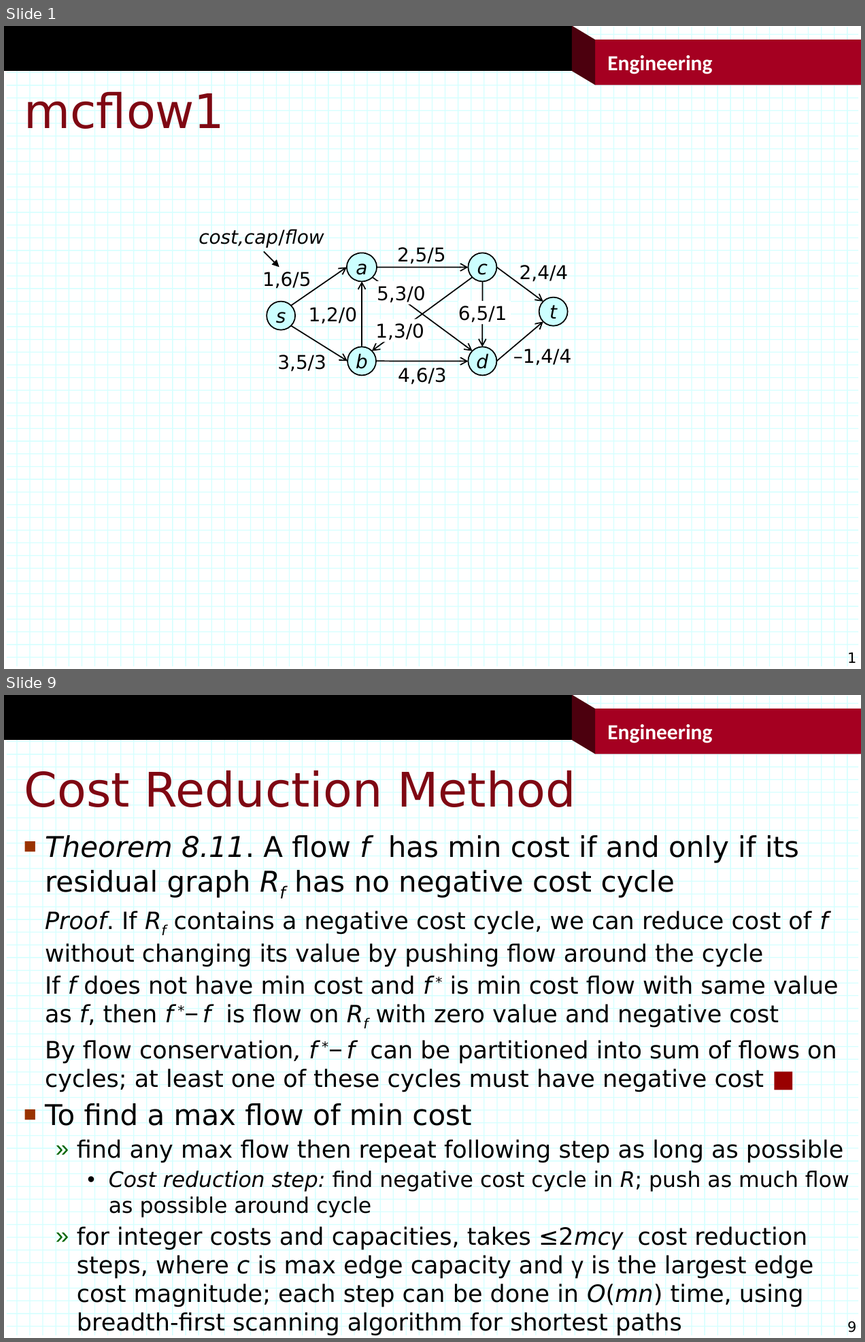
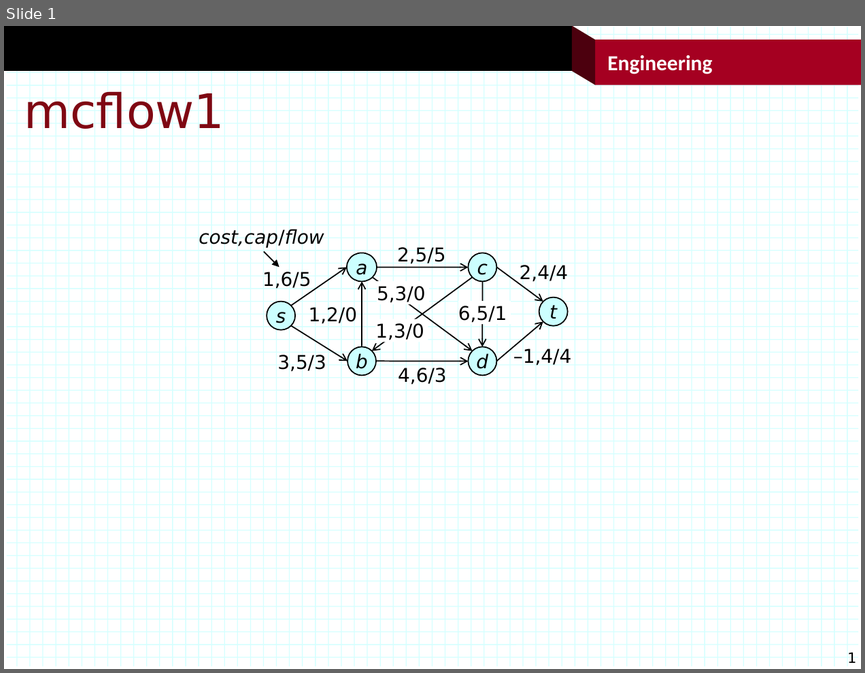
Before and after one commit to jonturner53/gads, a slide deck: graphAlgorithms/mcflow.pptx. Shown one above the other, each under a label of ours: slides 1 and 9 before the commit, slide 1 after it; the slides between them are not shown. The pictures are 865x1342 and 865x673 pixels, drawn with LibreOffice and Linux fonts; fonts in the diff are those of the drawing; background and template pictures are left out. Boxes give left, top, right and bottom in pixels: in the first picture for what was removed or moved away, otherwise in the second. Text is boxed around its words. In the diff, an @@ line names an element or a change of style, - is before the commit and + after.

```diff
--- a/graphAlgorithms/mcflow.pptx
+++ b/graphAlgorithms/mcflow.pptx
@@ slide 9 removed at <box>4,695,861,1338</box>, background #FFFFFF; not listed: 122 template elements that a slide beside it also shows @@
@@ title removed at <box>24,768,576,816</box> @@
-Cost Reduction Method
@@ text removed at <box>45,834,849,1336</box> @@
-■ Theorem 8.11. A flow f has min cost if and only if its residual graph Rf has no negative cost cycle
-Proof. If Rf contains a negative cost cycle, we can reduce cost of f without changing its value by pushing flow around the cycle
-If f does not have min cost and f * is min cost flow with same value as f, then f *− f is flow on Rf with zero value and negative cost
-By flow conservation, f *− f can be partitioned into sum of flows on cycles; at least one of these cycles must have negative cost ■
-■ To find a max flow of min cost
-  » find any max flow then repeat following step as long as possible
-    • Cost reduction step: find negative cost cycle in R; push as much flow as possible around cycle
-  » for integer costs and capacities, takes ≤2mcγ cost reduction steps, where c is max edge capacity and γ is the largest edge cost magnitude; each step can be done in O(mn) time, using breadth-first scanning algorithm for shortest paths
```
Also in this commit, not shown: 1 slide added, 13 other slides removed, 22 other files.
